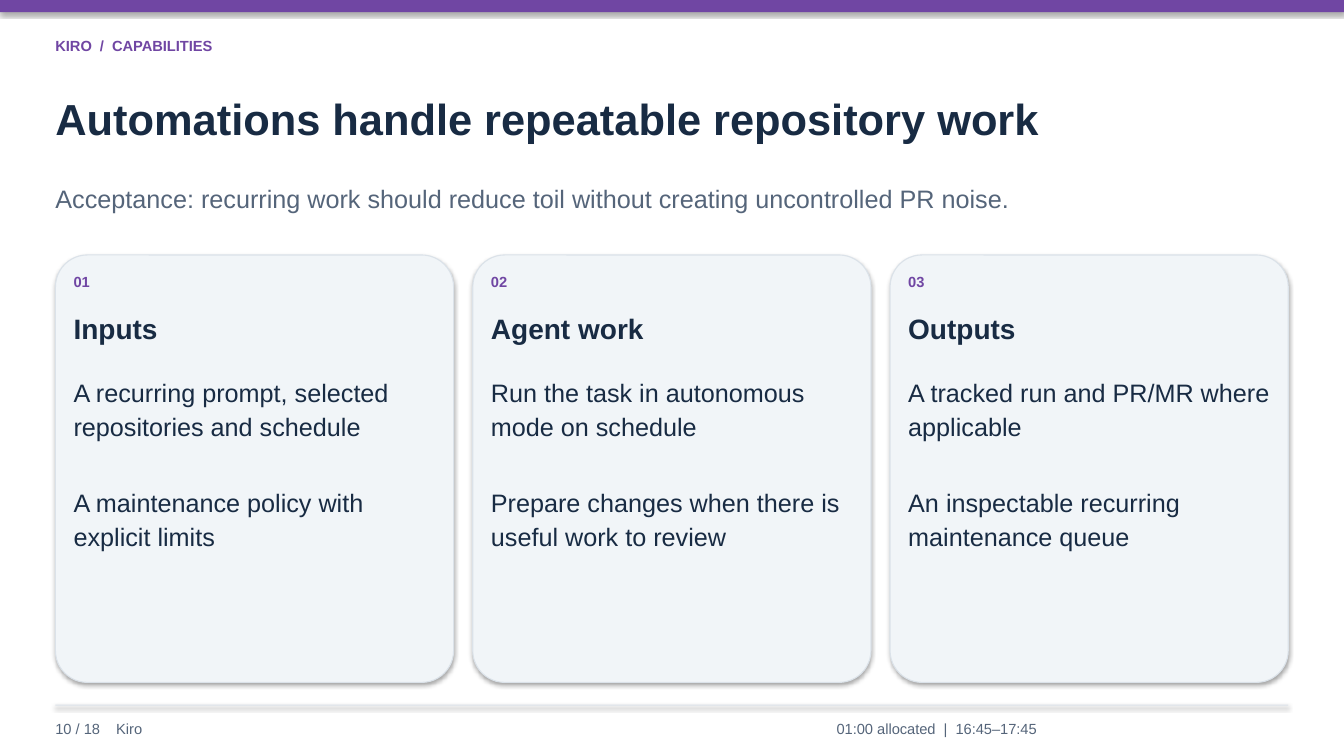
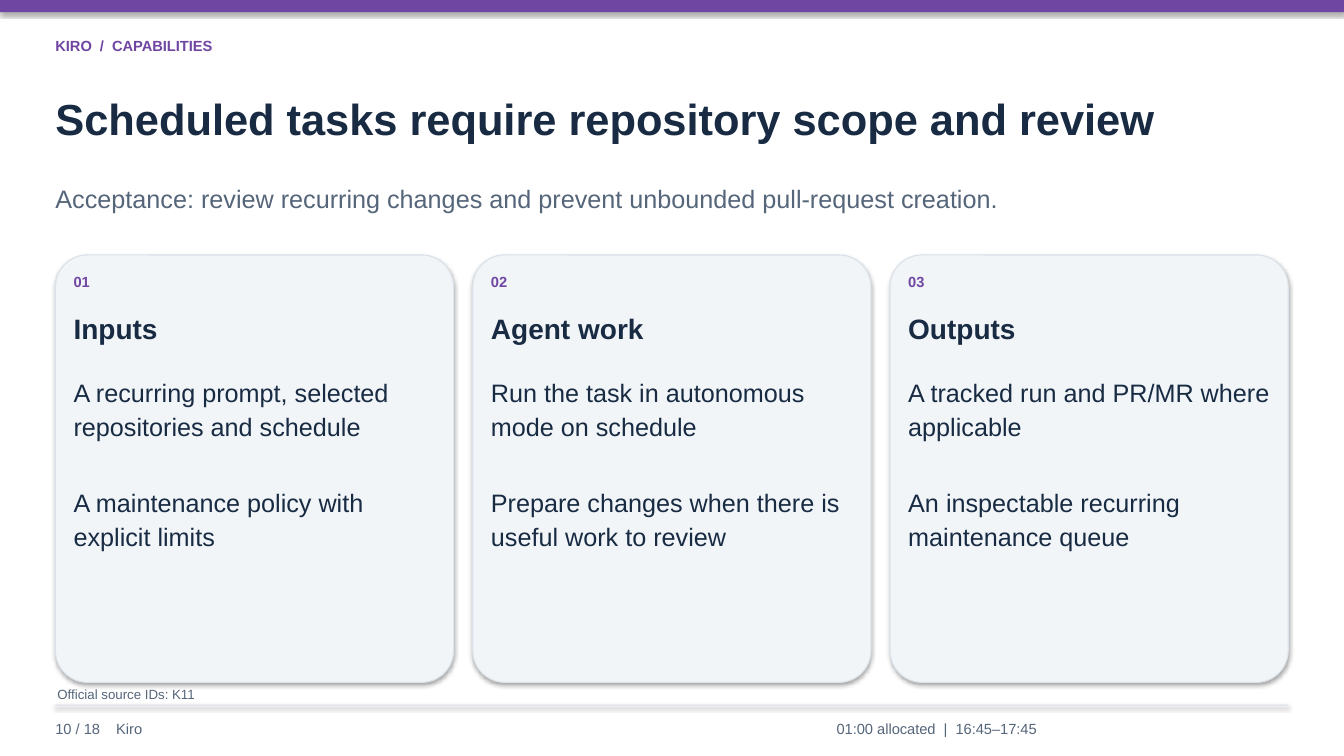
Before and after one commit to lyrel-dev/frontier-agents, a slide deck: slide 10 of presentations/kiro-presentation.pptx. Drawn at 1344x756 pixels with LibreOffice and Linux fonts; fonts in the diff are those of the drawing. Boxes give left, top, right and bottom in pixels: in the first picture for what was removed or moved away, otherwise in the second. Text is boxed around its words. In the diff, an @@ line names an element or a change of style, - is before the commit and + after.

```diff
--- a/presentations/kiro-presentation.pptx
+++ b/presentations/kiro-presentation.pptx
@@ text at (55,103,1154,143): text changed @@
-Automations handle repeatable repository work
+Scheduled tasks require repository scope and review
@@ text at (55,189,998,213): text changed @@
-Acceptance: recurring work should reduce toil without creating uncontrolled PR noise.
+Acceptance: review recurring changes and prevent unbounded pull-request creation.
@@ text added at (57,689,195,699), 9.5 pt, text #55657A @@
+Official source IDs: K11
```
Also in this commit, not shown: 17 other slides changed, 21 slides added.
